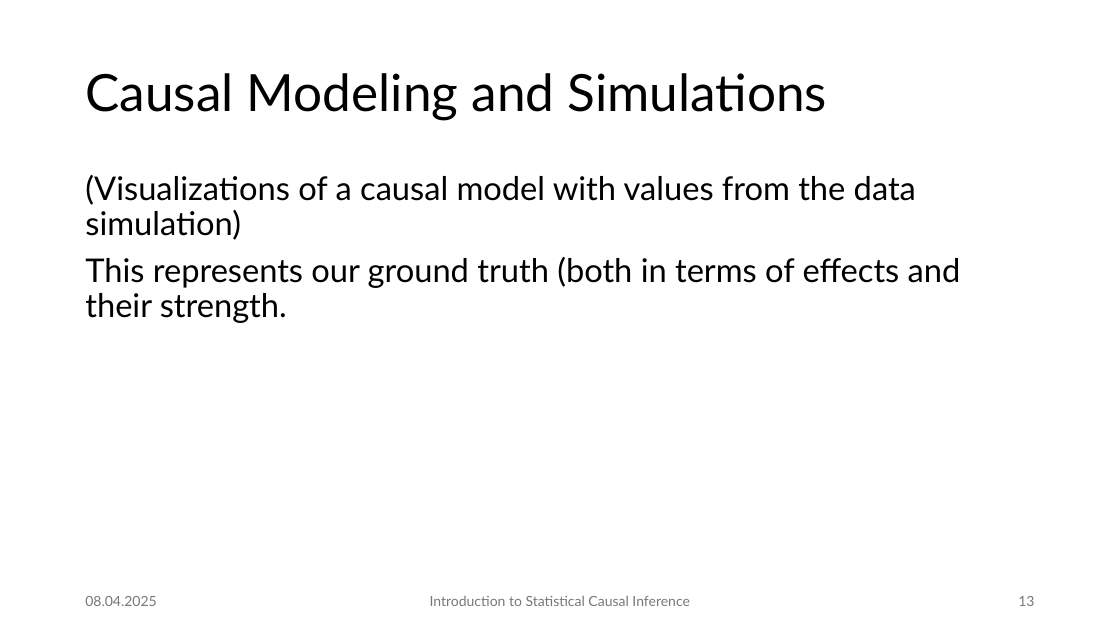
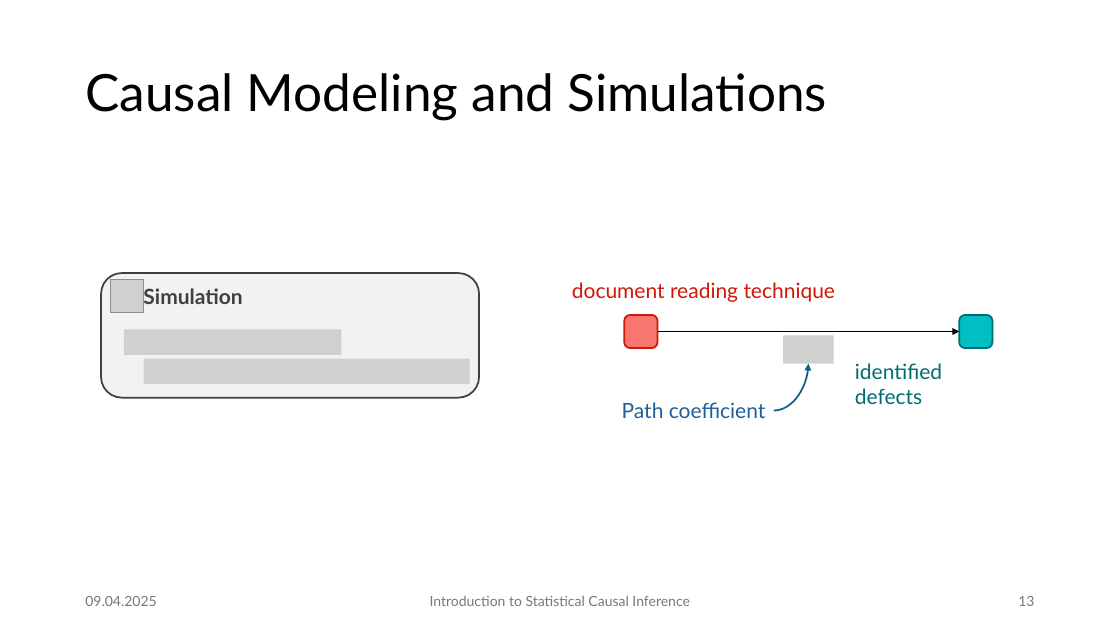
Before and after one commit to JulianFrattini/bda4sci, a slide deck: slide 13 of version2/slides/intro-sci.pptx. Drawn at 1120x630 pixels with LibreOffice and Linux fonts; fonts in the diff are those of the drawing; grey boxes stand for pictures. Boxes give left, top, right and bottom in pixels: in the first picture for what was removed or moved away, otherwise in the second. Text is boxed around its words. In the diff, an @@ line names an element or a change of style, - is before the commit and + after.

Commit message:
Added simulation example

```diff
--- a/version2/slides/intro-sci.pptx
+++ b/version2/slides/intro-sci.pptx
@@ text removed at (x1=85, y1=175, x2=961, y2=323) @@
-(Visualizations of a causal model with values from the data simulation)
-This represents our ground truth (both in terms of effects and their strength.
@@ text added at (x1=572, y1=282, x2=836, y2=302), 18 pt, text #D0180A @@
+document reading technique
@@ rounded rectangle added at (x1=624, y1=315, x2=657, y2=348), fill #F8766D, outline #D0180A 1.5 pt @@
@@ rounded rectangle added at (x1=960, y1=315, x2=992, y2=348), fill #00BFC4, outline #006D70 1.5 pt @@
@@ group added at (x1=101, y1=273, x2=479, y2=397): 3 pictures, 1 rounded rectangle @@
+Simulation
@@ arrow added from (658, 332) to (960, 332), #000000 1.5 pt @@
@@ picture added at (x1=783, y1=335, x2=833, y2=364) @@
@@ curved arrow added from (774, 411) to (808, 364), #156082 1.5 pt @@
@@ text added at (x1=855, y1=363, x2=942, y2=404), 18 pt, text #006D70 @@
+identified defects
@@ text added at (x1=622, y1=402, x2=766, y2=418), 18 pt, text #215F9A @@
+Path coefficient
@@ text at (x1=85, y1=596, x2=156, y2=606): text changed @@
-08.04.2025
+09.04.2025
```
Also in this commit, not shown: 42 other slides changed, 4 other files.
